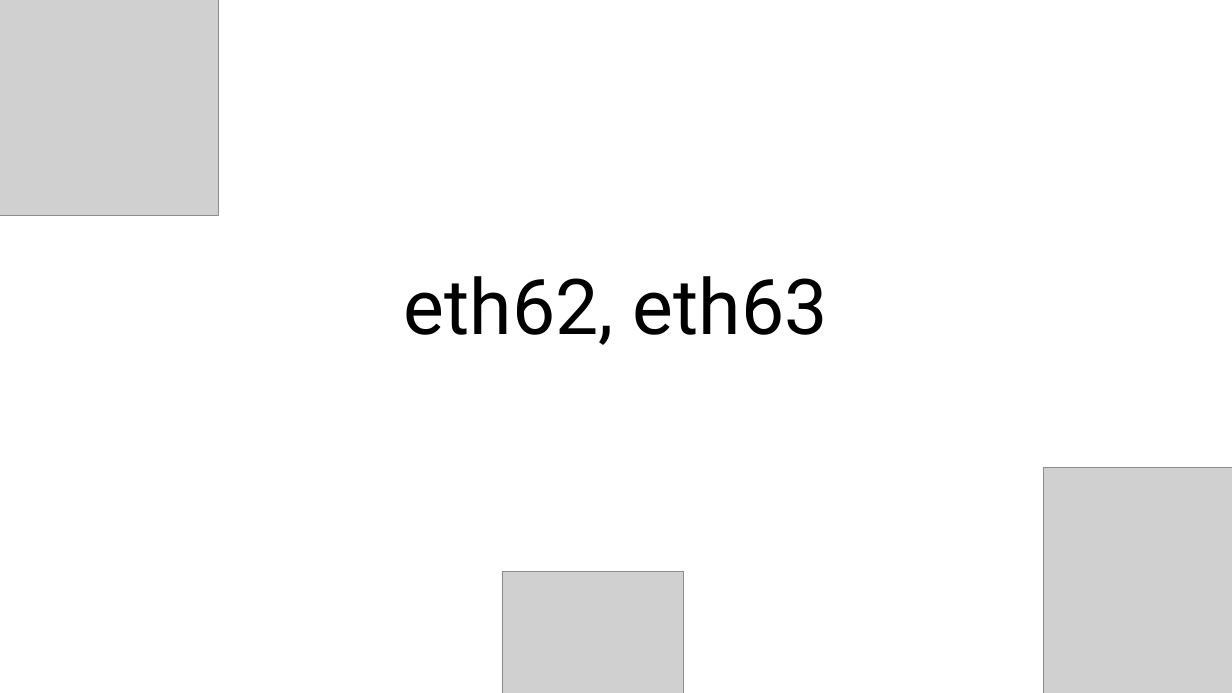
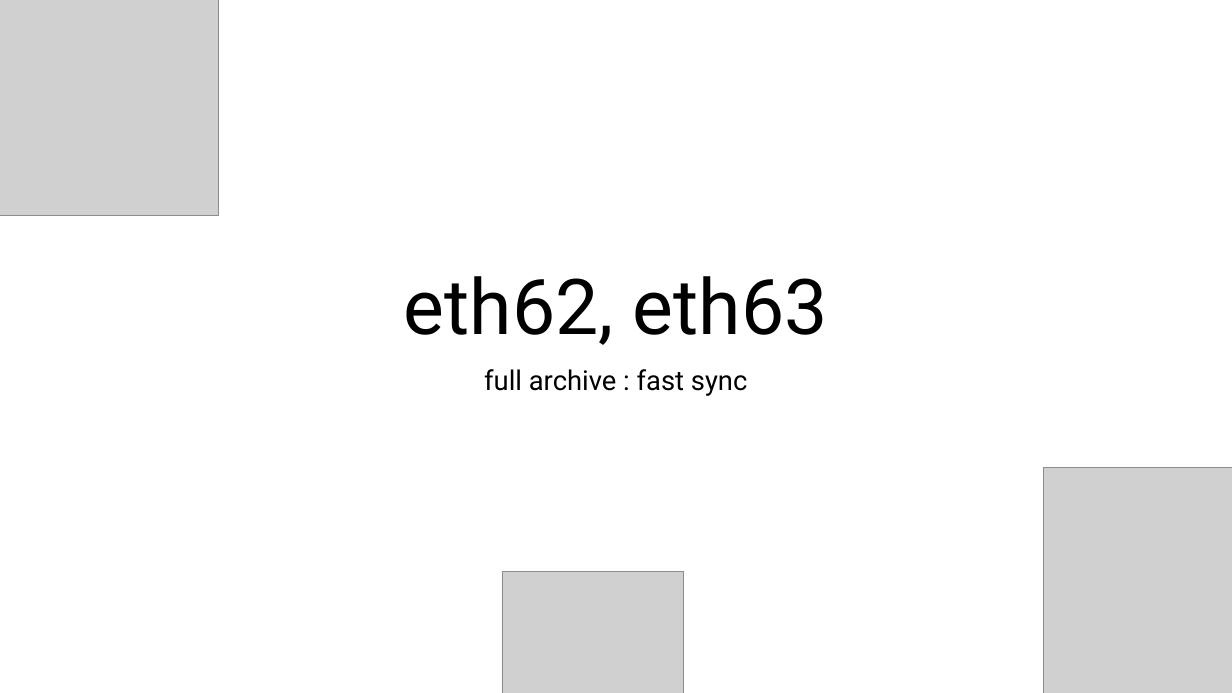
Before and after one commit to StateProof/nethermind, a slide deck: slide 77 of src/Nethermind/Workshop.pptx. Drawn at 1232x693 pixels with LibreOffice and Linux fonts; fonts in the diff are those of the drawing; grey boxes stand for pictures. Boxes give left, top, right and bottom in pixels: in the first picture for what was removed or moved away, otherwise in the second. Text is boxed around its words. In the diff, an @@ line names an element or a change of style, - is before the commit and + after.

```diff
--- a/src/Nethermind/Workshop.pptx
+++ b/src/Nethermind/Workshop.pptx
@@ subtitle added at bbox=[484, 369, 748, 396], 32 pt, text #000000 @@
+full archive : fast sync
```
Also in this commit, not shown: 9 other slides changed, 2 slides added, 1 slide removed.
